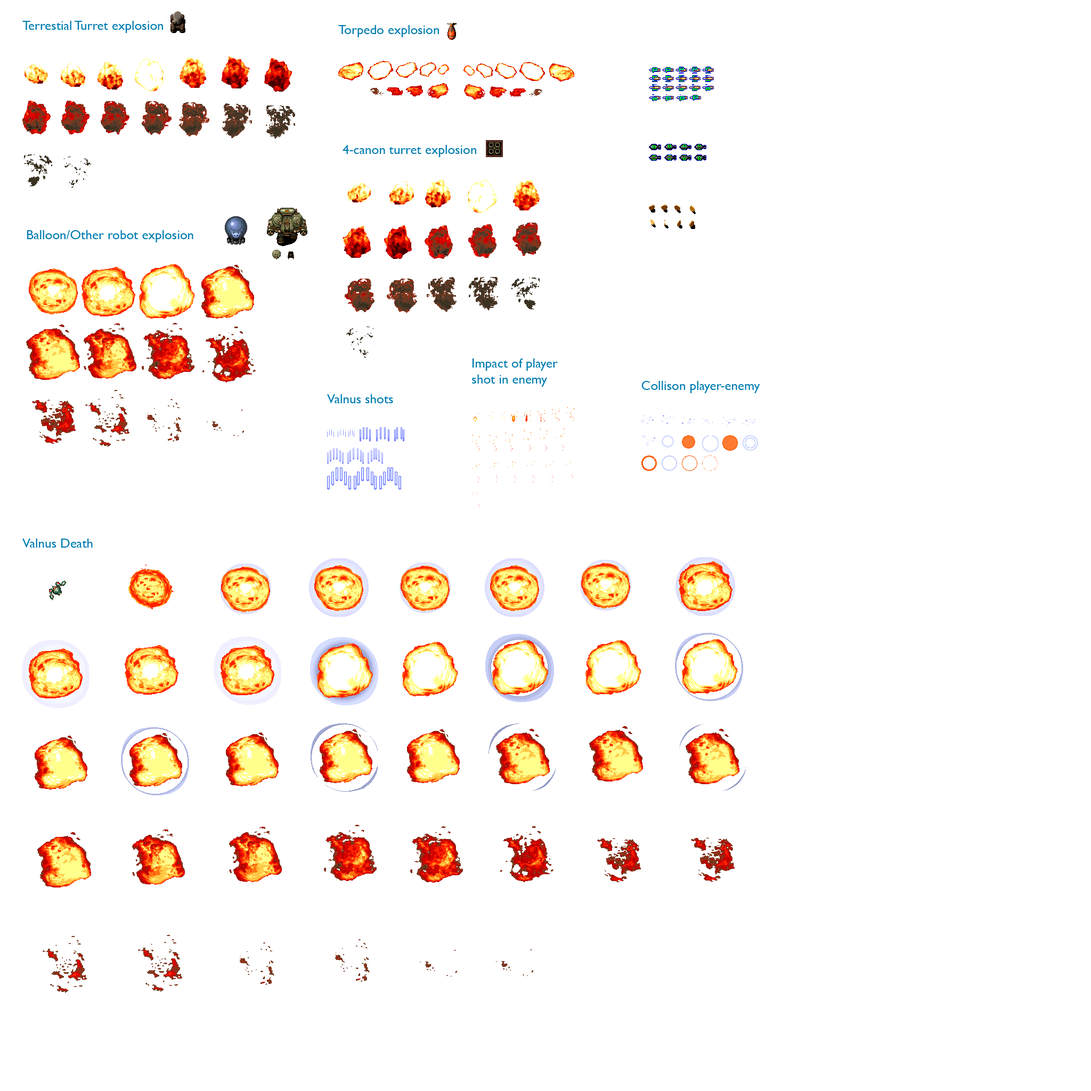
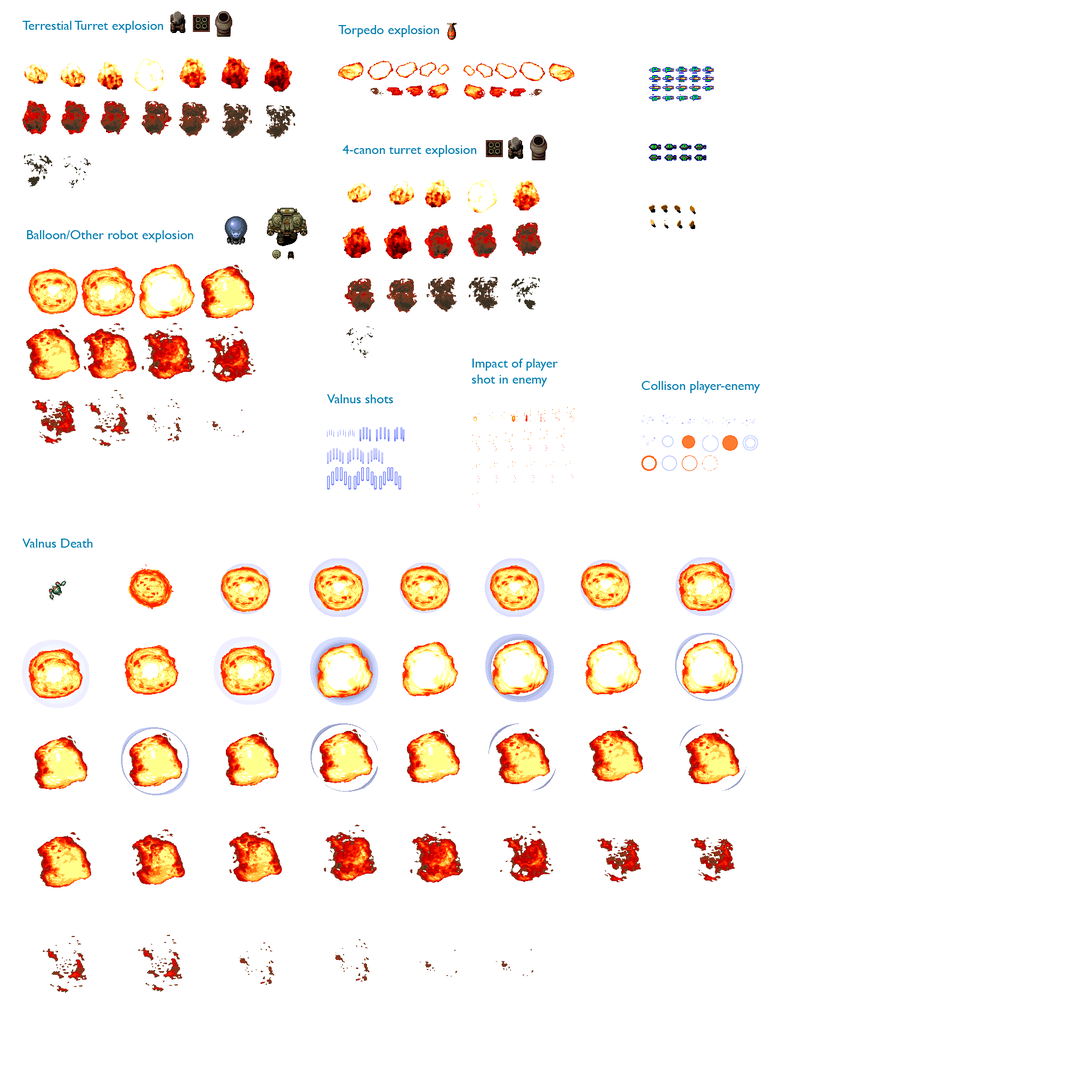
Layers edited between the first and the second 1091x1091 image:
added layer "Capa 9" above "Valnus shots" over [left=192, top=11, right=548, bottom=161]
